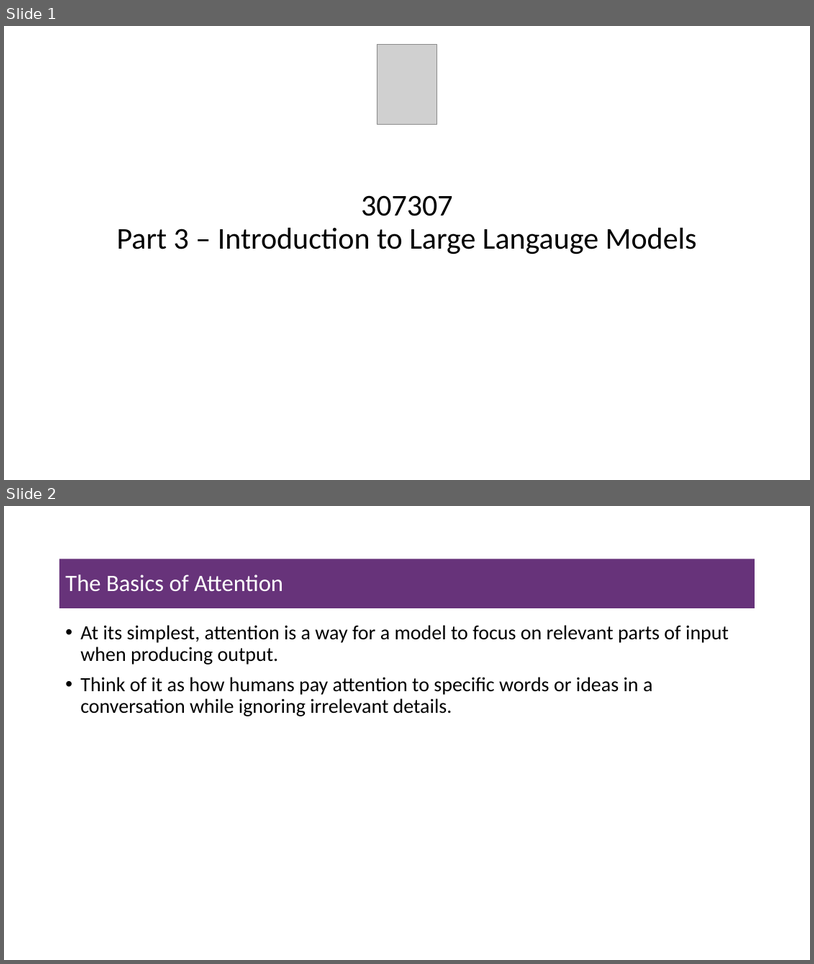
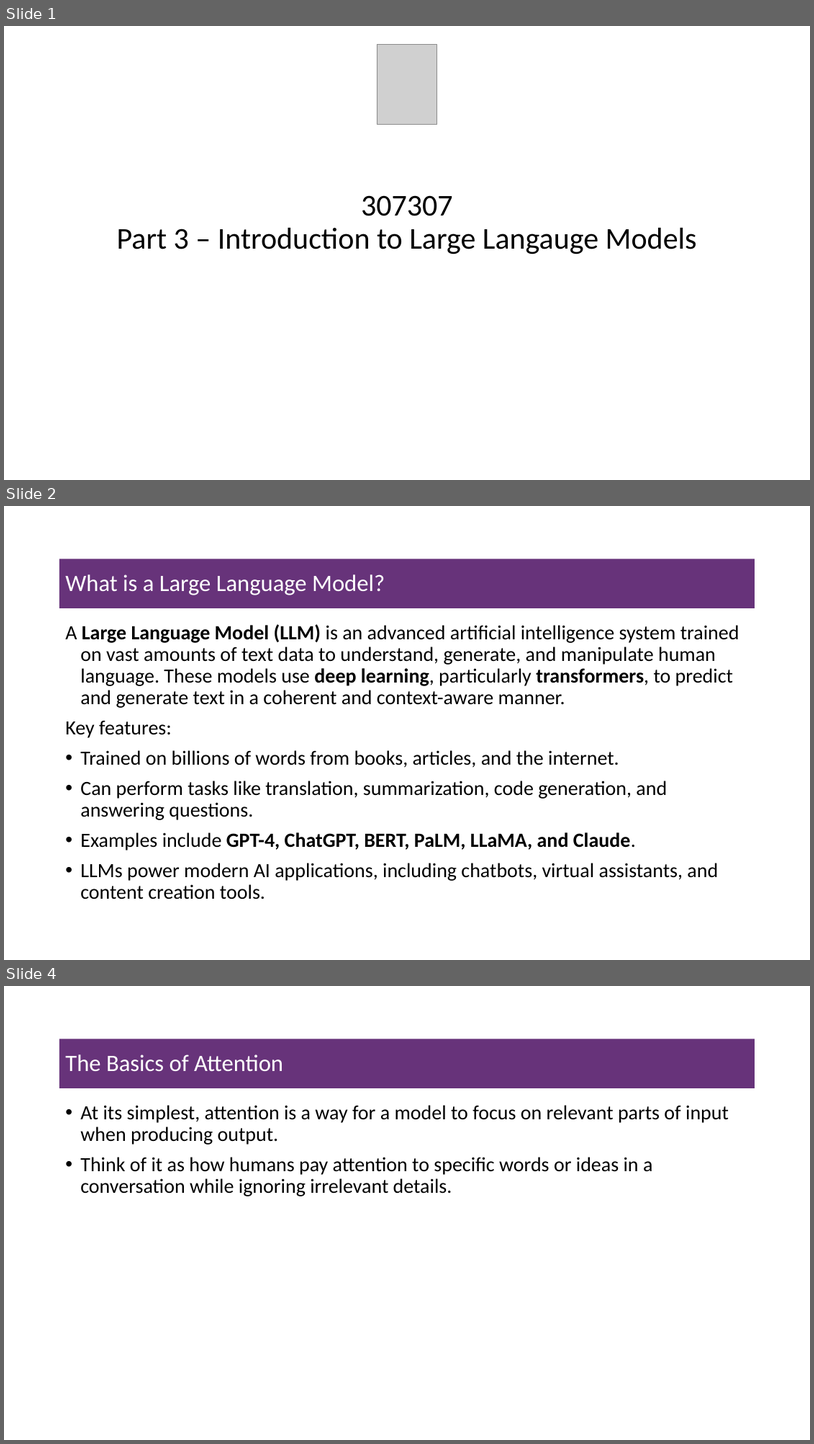
Before and after one commit to msfasha/307307-BI-Methods, a slide deck: 20242-NLP-LLM/lecture notes/Part 3 - Introduction to Large Lanuage Models/Part 2 Introduction to Large Langauge Models.pptx. Shown one above the other, each under a label of ours: slides 1 and 2 before the commit, slides 1, 2 and 4 after it; the slides between them are not shown. The pictures are 814x964 and 814x1444 pixels, drawn with LibreOffice and Linux fonts; fonts in the diff are those of the drawing; grey boxes stand for pictures; background and template pictures are left out. Boxes give left, top, right and bottom in pixels: in the first picture for what was removed or moved away, otherwise in the second. Text is boxed around its words. In the diff, an @@ line names an element or a change of style, - is before the commit and + after.

```diff
--- a/20242-NLP-LLM/lecture notes/Part 3 - Introduction to Large Lanuage Models/Part 2 Introduction to Large Langauge Models.pptx
+++ b/20242-NLP-LLM/lecture notes/Part 3 - Introduction to Large Lanuage Models/Part 2 Introduction to Large Langauge Models.pptx
@@ slide 2 added at (4, 506, 810, 960), background #FFFFFF @@
@@ title added at (59, 559, 756, 608), fill #67337A, 28 pt, text #FFFFFF @@
+What is a Large Language Model?
@@ text added at (65, 624, 740, 899), 24 pt, text #000000 @@
+A Large Language Model (LLM) is an advanced artificial intelligence system trained on vast amounts of text data to understand, generate, and manipulate human language. These models use deep learning, particularly transformers, to predict and generate text in a coherent and context-aware manner.
+Key features:
+• Trained on billions of words from books, articles, and the internet.
+• Can perform tasks like translation, summarization, code generation, and answering questions.
+• Examples include GPT-4, ChatGPT, BERT, PaLM, LLaMA, and Claude.
+• LLMs power modern AI applications, including chatbots, virtual assistants, and content creation tools.
@@ what was slide 2 is now slide 4 @@
```
Also in this commit, not shown: 1 other slide added, 7 other files.
